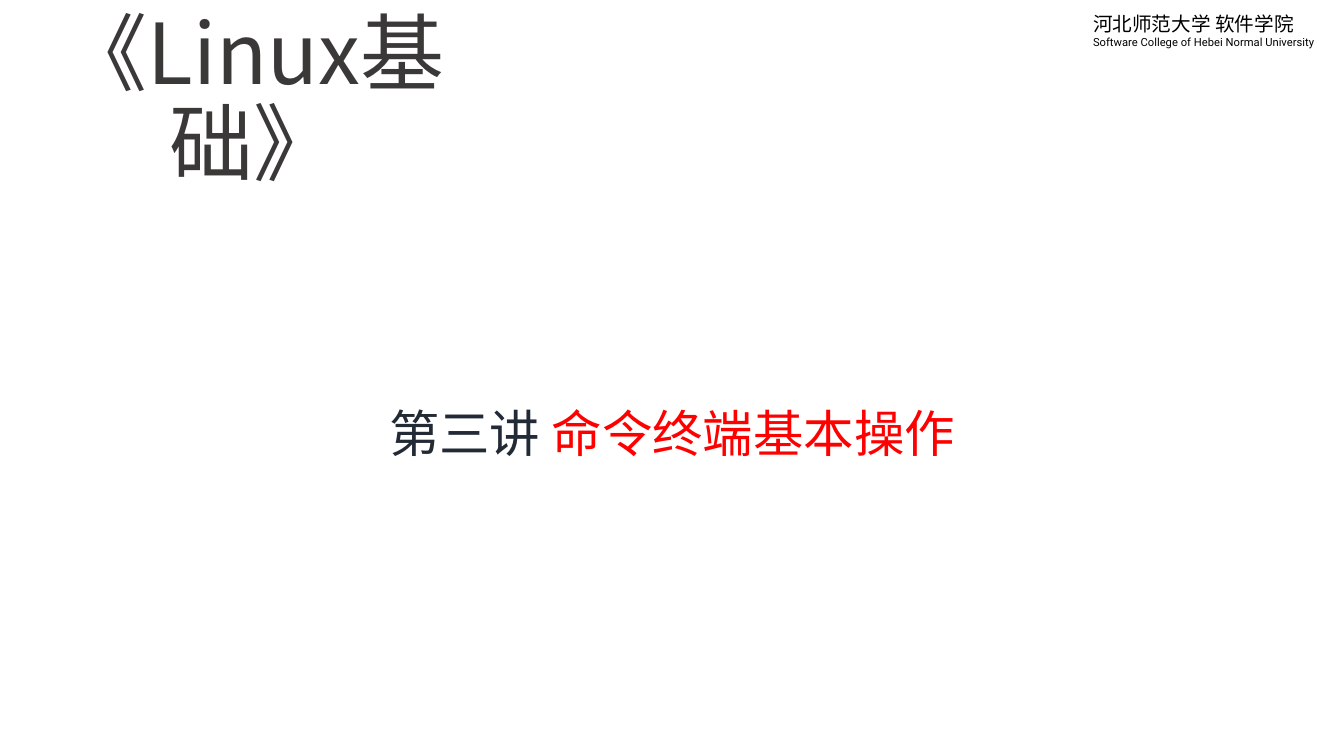
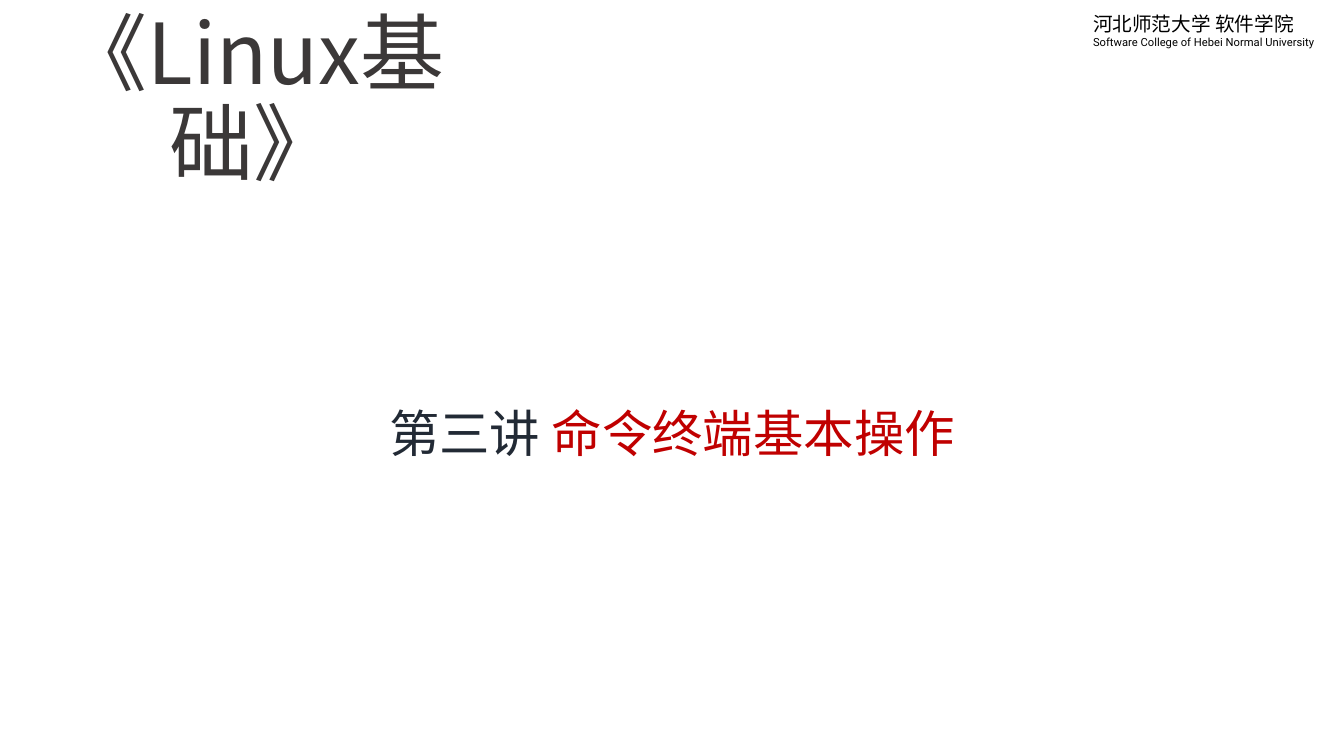
Before and after one commit to edu2act/course-linux-system, a slide deck: slide 1 of materials/slides/ch03-terminal-and-basic.pptx. Drawn at 1344x756 pixels with LibreOffice and Linux fonts; fonts in the diff are those of the drawing; background and template pictures are left out. Boxes give left, top, right and bottom in pixels: in the first picture for what was removed or moved away, otherwise in the second. Text is boxed around its words. In the diff, an @@ line names an element or a change of style, - is before the commit and + after.

```diff
--- a/materials/slides/ch03-terminal-and-basic.pptx
+++ b/materials/slides/ch03-terminal-and-basic.pptx
@@ subtitle "第三讲 命令终端基本操作" at [389,409,955,456]: text colour #FF0000 to #C00000 in "命令终端基本操作" @@
```
Also in this commit, not shown: 2 other slides changed, 2 slides removed, 15 other files.
